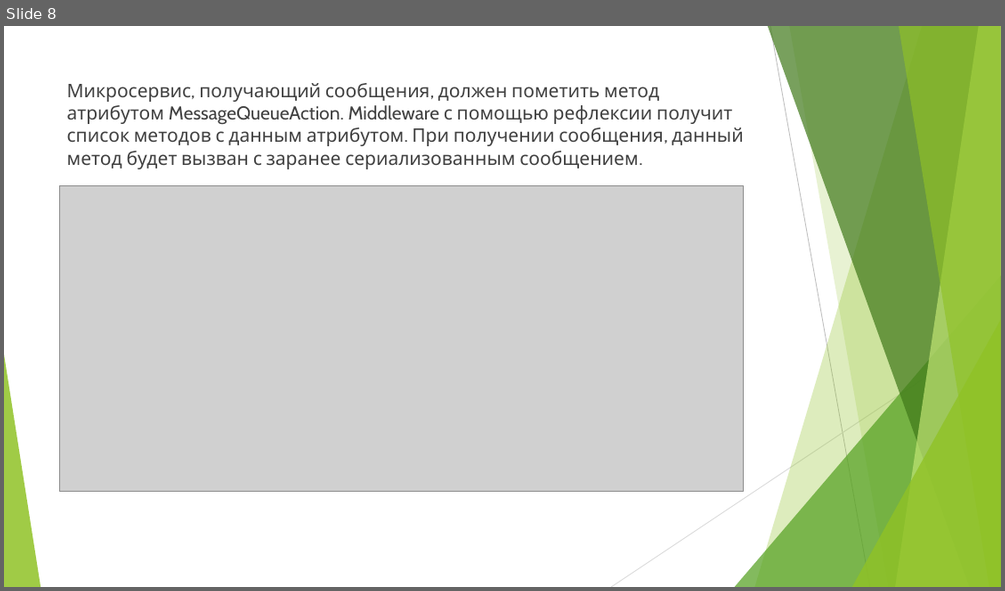
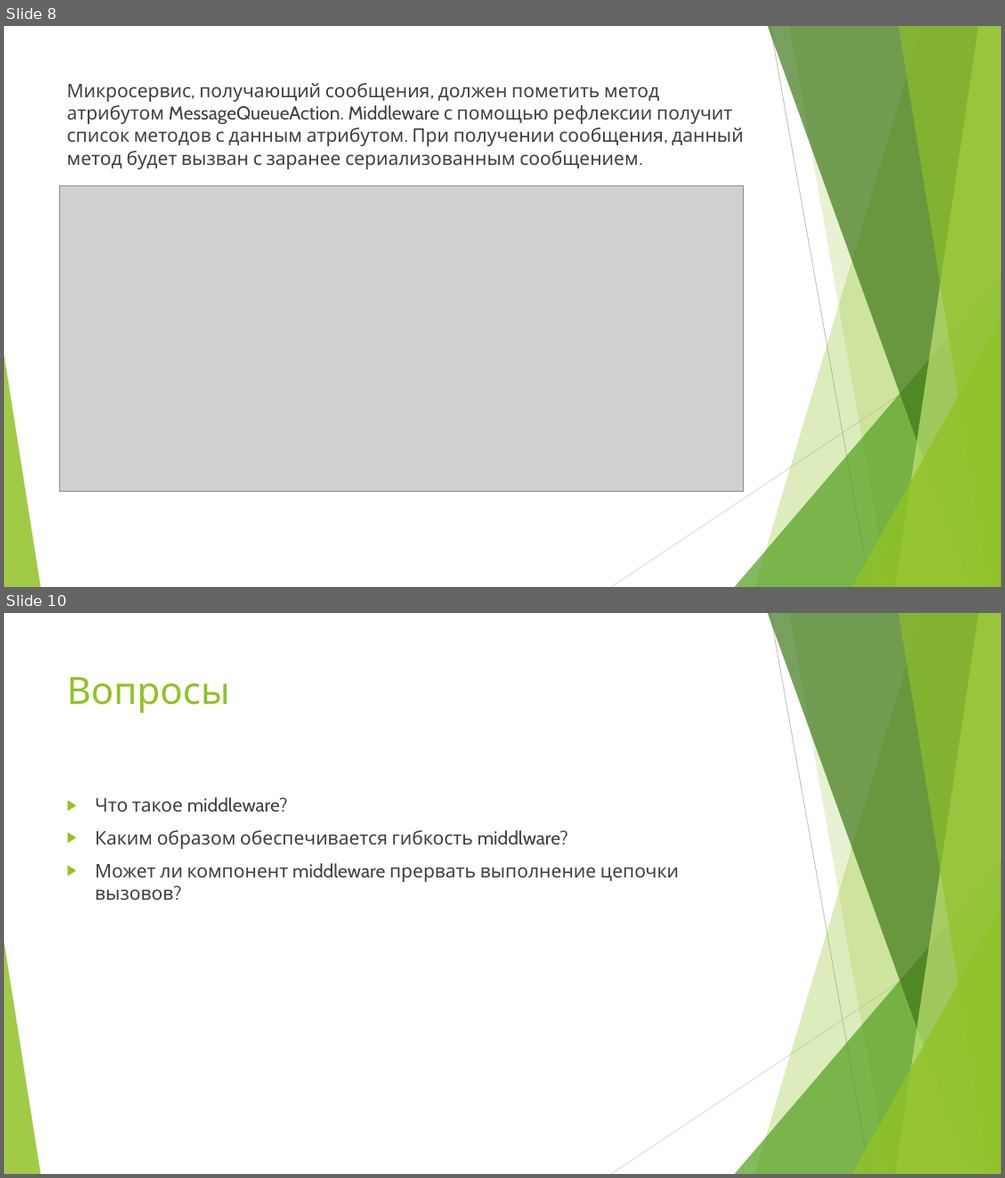
Before and after one commit to ArtiomCiobanu/UniversityStuff, a slide deck: Semester 5/Cloud/Cloud доклад Чобану Артём I1902.pptx. Shown one above the other, each under a label of ours: slide 8 before the commit, slides 8 and 10 after it; the slides between them are not shown. The pictures are 1005x591 and 1005x1178 pixels, drawn with LibreOffice and Linux fonts; fonts in the diff are those of the drawing; grey boxes stand for pictures. Boxes give left, top, right and bottom in pixels: in the first picture for what was removed or moved away, otherwise in the second. Text is boxed around its words. In the diff, an @@ line names an element or a change of style, - is before the commit and + after.

```diff
--- a/Semester 5/Cloud/Cloud доклад Чобану Артём I1902.pptx
+++ b/Semester 5/Cloud/Cloud доклад Чобану Артём I1902.pptx
@@ slide 10 added at [4, 613, 1001, 1174], background #FFFFFF; not listed: 10 template elements that a slide beside it also shows @@
@@ title added at [67, 677, 230, 713], 36 pt, text #90C226 @@
+Вопросы
@@ text added at [95, 797, 679, 900], 18 pt, text #404040 @@
+▶ Что такое middleware?
+▶ Каким образом обеспечивается гибкость middlware?
+▶ Может ли компонент middleware прервать выполнение цепочки вызовов?
```
Also in this commit, not shown: 1 slide changed, 1 other slide added.
